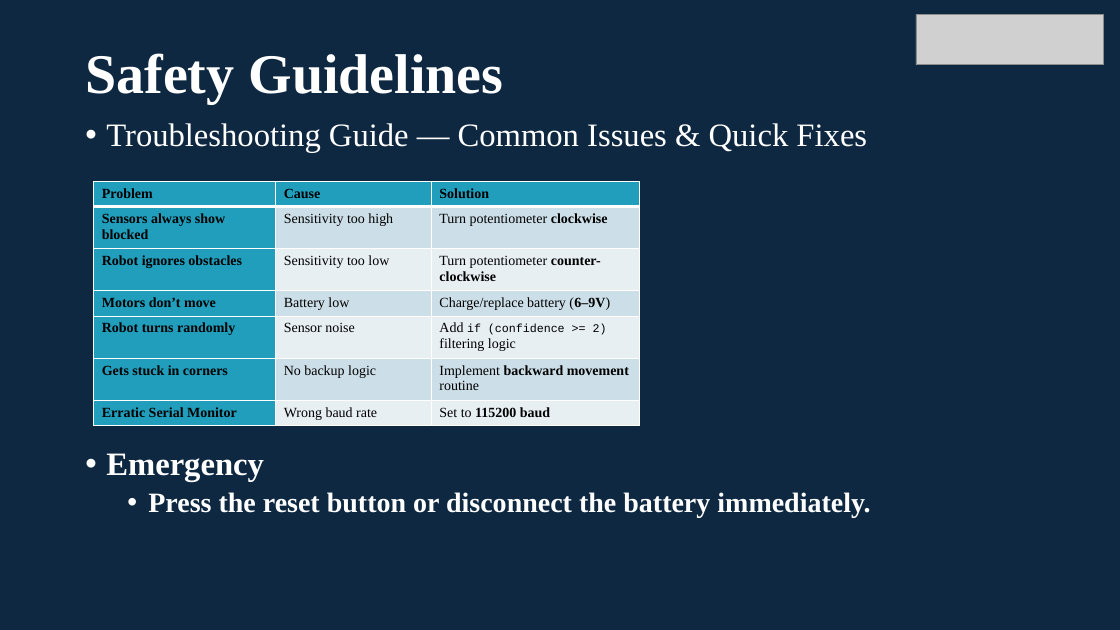
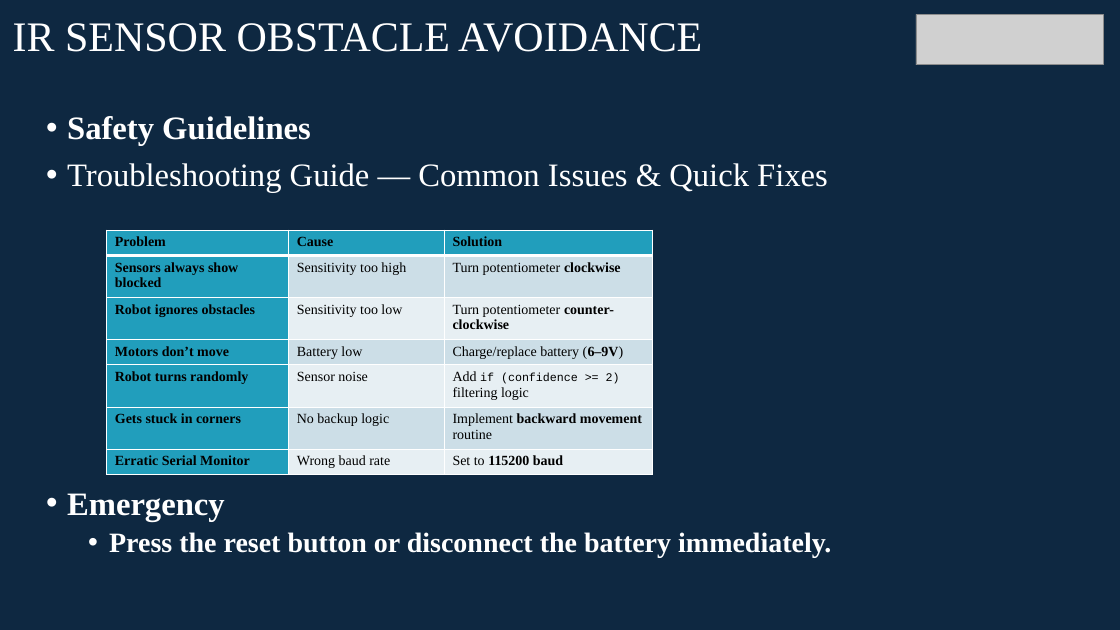
Before and after one commit to info-zas/zas-robotics-car-1-sensors, a slide deck: slide 16 of 01_FoundationProjects/05_Car_1_Infrared_ObstacleAvoidance/05_Car_1_Infrared_ObstacleAvoidance.pptx. Drawn at 1120x630 pixels with LibreOffice and Linux fonts; fonts in the diff are those of the drawing; grey boxes stand for pictures. Boxes give left, top, right and bottom in pixels: in the first picture for what was removed or moved away, otherwise in the second. Text is boxed around its words. In the diff, an @@ line names an element or a change of style, - is before the commit and + after.

```diff
--- a/01_FoundationProjects/05_Car_1_Infrared_ObstacleAvoidance/05_Car_1_Infrared_ObstacleAvoidance.pptx
+++ b/01_FoundationProjects/05_Car_1_Infrared_ObstacleAvoidance/05_Car_1_Infrared_ObstacleAvoidance.pptx
@@ title added at box(13, 23, 702, 52), 36 pt, text #FFFFFF @@
+IR SENSOR OBSTACLE AVOIDANCE
@@ title removed at box(85, 53, 504, 103) @@
-Safety Guidelines
@@ text "Safety Guidelines": place and size @@
-text "Safety Guidelines" at box(106, 123, 870, 518)
+text "Safety Guidelines" at box(67, 116, 831, 557)
@@ text at box(67, 116, 311, 145): paragraph added @@
+• Safety Guidelines
@@ table: place and size @@
-table at box(93, 181, 639, 427)
+table at box(107, 230, 653, 476)
```
Also in this commit, not shown: 16 other slides changed.
